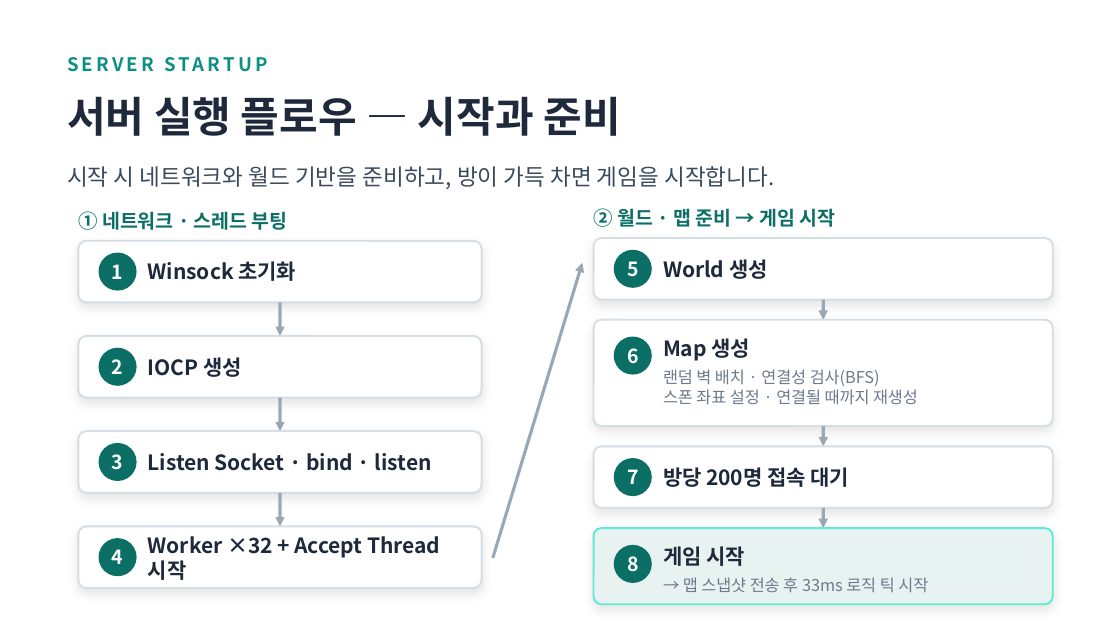
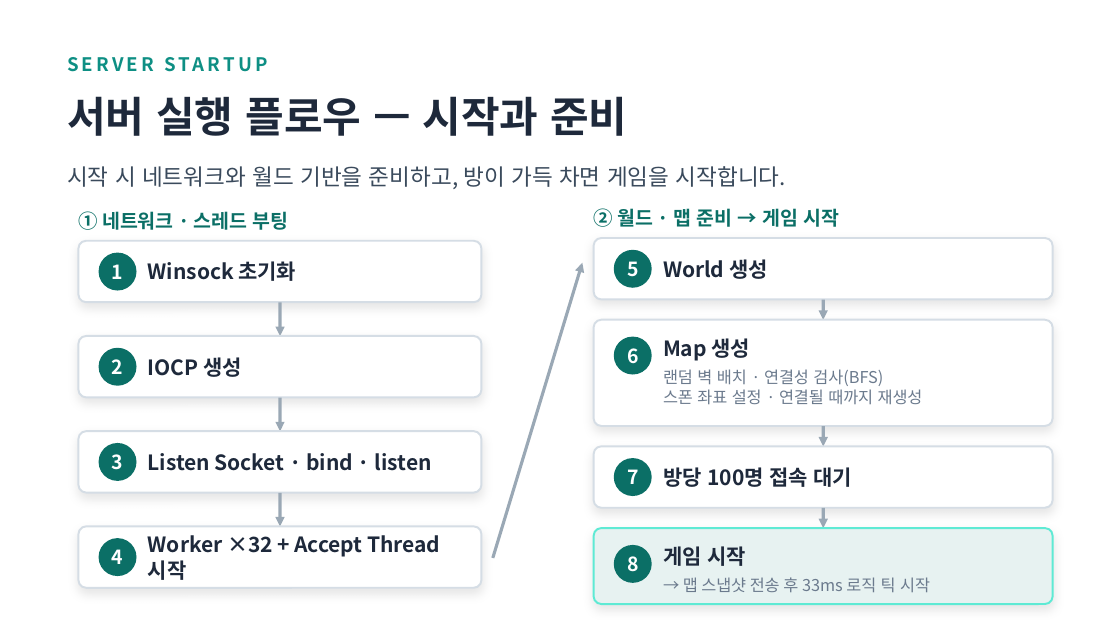
Before and after one commit to shin1244/cppServer, a slide deck: slide 4 of portfolio/portfolio.pptx. Drawn at 1120x630 pixels with LibreOffice and Linux fonts; fonts in the diff are those of the drawing. Boxes give left, top, right and bottom in pixels: in the first picture for what was removed or moved away, otherwise in the second. Text is boxed around its words. In the diff, an @@ line names an element or a change of style, - is before the commit and + after.

```diff
--- a/portfolio/portfolio.pptx
+++ b/portfolio/portfolio.pptx
@@ 4 texts: place and size @@
-4 texts at [67, 96, 918, 405]
+4 texts at [67, 96, 923, 404]
@@ text at [663, 467, 853, 487]: text changed @@
-방당 200명 접속 대기
+방당 100명 접속 대기
```
Also in this commit, not shown: 7 other slides changed, 1 slide added.
